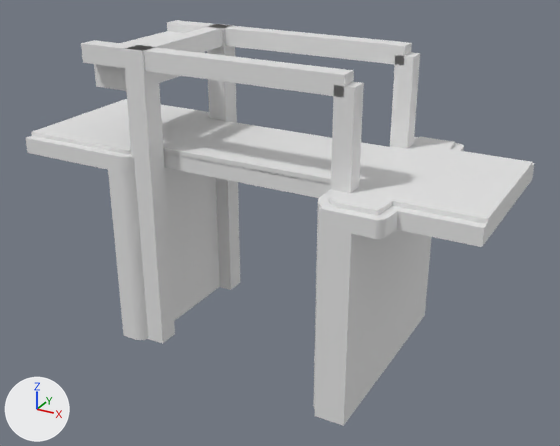
Before and after pictures for a commit that changed the glTF model models/amsterdam/amsterdam-riekerhavenbrug-brug-307/amsterdam-riekerhavenbrug-brug-307.glb.
Before and after are seen from a camera (50 mm lens) standing at (18.0, -31.5, 12.2) and looking at (0.7, -0.2, -3.5). The axes (+X, +Y, +Z) are drawn at lower left. The lights are the same throughout. The first picture is the older version.

In view in the first picture: 'building:balans', 'building:balans 2', 'building:contragewicht', 'building:hamei', 'building:hamei 2', 'building:hangstang', 'building:hangstang 2', 'building:pijler', 'building:pijler 2', 'building:portaal', 'road:dek', 'road:fietspad', 'road:voetpad'.
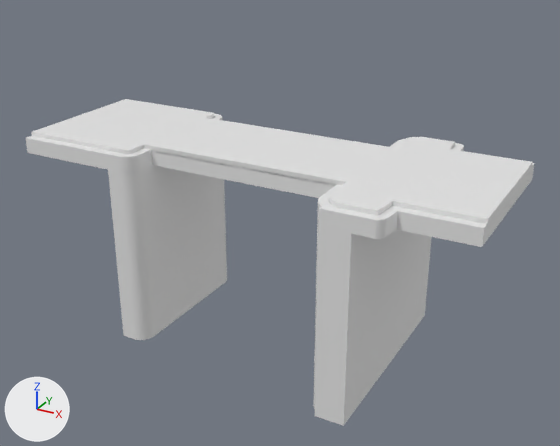
What differs and where, as boxes (x1, y1, x2, y2) in the pictures (560 x 446 px):
'building:hamei 2', deleted: before (123, 45, 175, 344)
'building:balans 2', deleted: before (81, 40, 354, 97)
'building:balans', deleted: before (167, 20, 412, 65)
'building:hamei', deleted: before (207, 24, 240, 290)
'building:hangstang 2', deleted: before (331, 82, 364, 193)
'building:hangstang', deleted: before (390, 52, 420, 149)
'building:portaal', deleted: before (134, 25, 225, 53)
'building:contragewicht', deleted: before (94, 31, 205, 91)

The change, as a diff of the scene's bpy script:
```diff
--- a/models/amsterdam/amsterdam-riekerhavenbrug-brug-307/amsterdam-riekerhavenbrug-brug-307.glb.py
+++ b/models/amsterdam/amsterdam-riekerhavenbrug-brug-307/amsterdam-riekerhavenbrug-brug-307.glb.py
@@ ob_building_hamei @@
-ob_building_hamei = bpy.data.objects.new('building:hamei', me_hamei)
-ob_building_hamei.location = (0.0, 0.0, 0.0)
@@ ob_building_hamei_2 @@
-ob_building_hamei_2 = bpy.data.objects.new('building:hamei 2', me_hamei_2)
-ob_building_hamei_2.location = (0.0, 0.0, 0.0)
@@ ob_building_portaal @@
-ob_building_portaal = bpy.data.objects.new('building:portaal', me_portaal)
-ob_building_portaal.location = (0.0, 0.0, 0.0)
@@ ob_building_balans @@
-ob_building_balans = bpy.data.objects.new('building:balans', me_balans)
-ob_building_balans.location = (0.0, 0.0, 0.0)
@@ ob_building_hangstang @@
-ob_building_hangstang = bpy.data.objects.new('building:hangstang', me_hangstang)
-ob_building_hangstang.location = (0.0, 0.0, 0.0)
@@ ob_building_balans_2 @@
-ob_building_balans_2 = bpy.data.objects.new('building:balans 2', me_balans_2)
-ob_building_balans_2.location = (0.0, 0.0, 0.0)
@@ ob_building_hangstang_2 @@
-ob_building_hangstang_2 = bpy.data.objects.new('building:hangstang 2', me_hangstang_2)
-ob_building_hangstang_2.location = (0.0, 0.0, 0.0)
@@ ob_building_contragewicht @@
-ob_building_contragewicht = bpy.data.objects.new('building:contragewicht', me_contragewicht)
-ob_building_contragewicht.location = (0.0, 0.0, 0.0)
```
